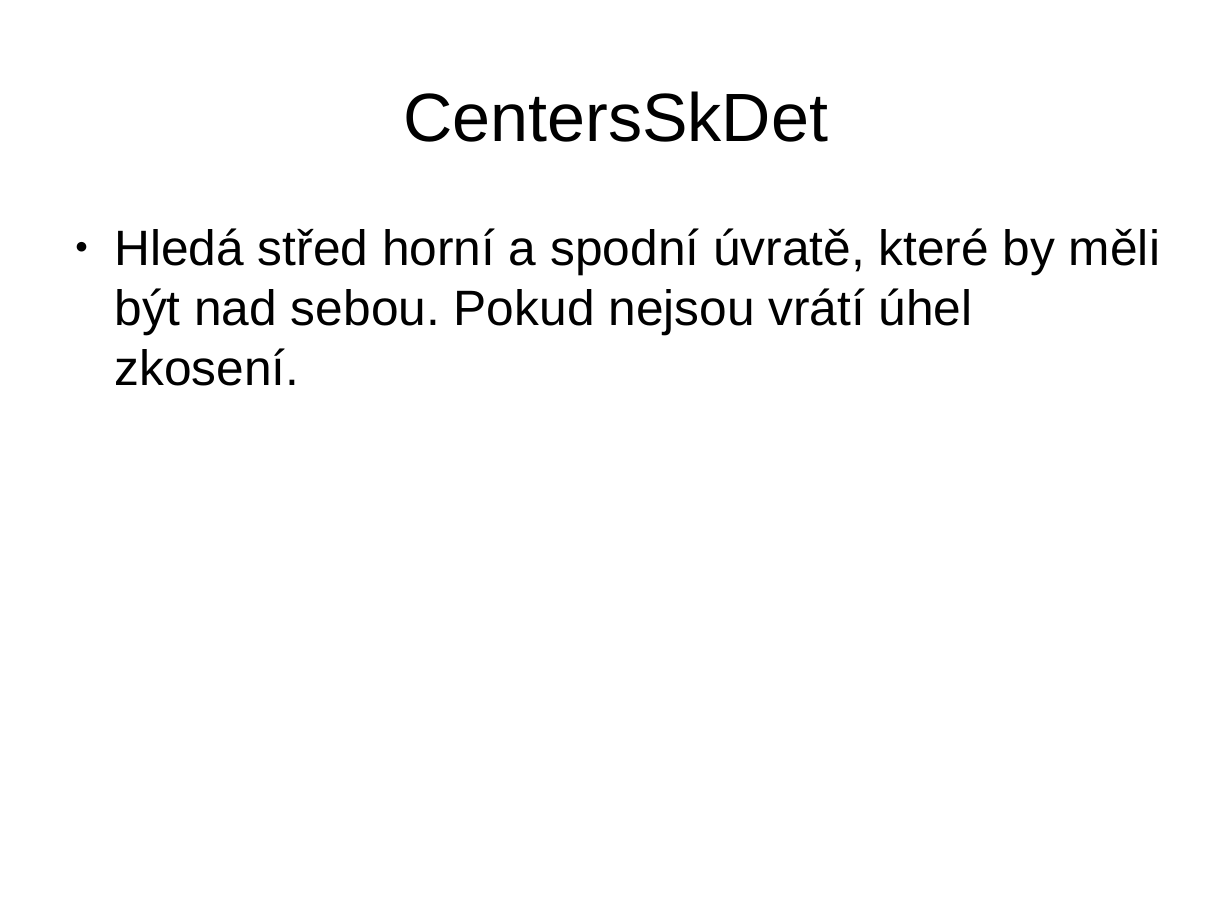
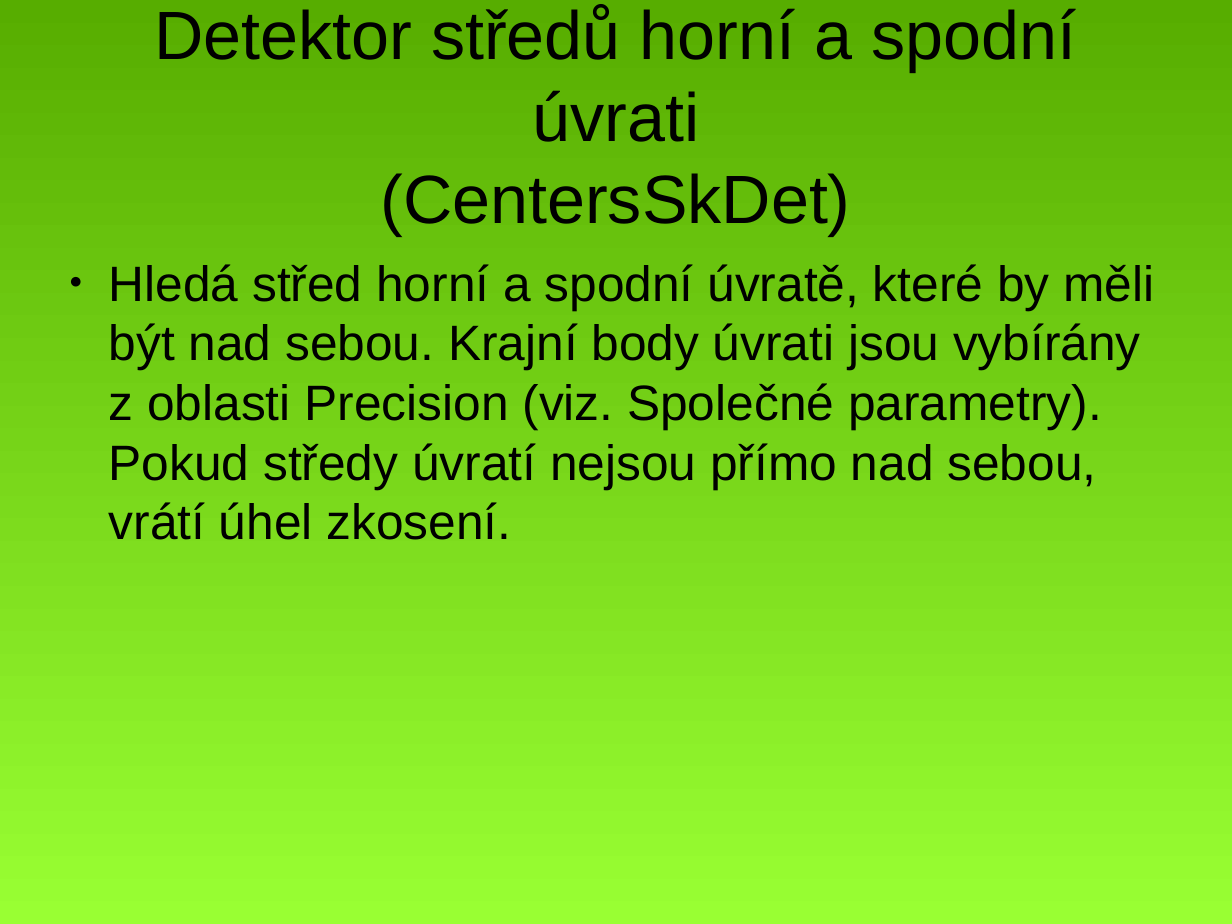
Before and after one commit to MichalBusta/skewDetection, a slide deck: slide 5 of doc/Skew_Detection.odp. Drawn at 1232x924 pixels with LibreOffice and Linux fonts; fonts in the diff are those of the drawing. Boxes give left, top, right and bottom in pixels: in the first picture for what was removed or moved away, otherwise in the second. Text is boxed around its words. In the diff, an @@ line names an element or a change of style, - is before the commit and + after.

```diff
--- a/doc/Skew_Detection.odp
+++ b/doc/Skew_Detection.odp
@@ background #FFFFFF to gradient #99FF33 to #57AD00 @@
@@ title at box(154, 5, 1076, 235): text changed @@
-CentersSkDet
+Detektor středů horní a spodní úvrati
+(CentersSkDet)
@@ text at box(109, 264, 1154, 540): text changed @@
-● Hledá střed horní a spodní úvratě, které by měli být nad sebou. Pokud nejsou vrátí úhel zkosení.
+● Hledá střed horní a spodní úvratě, které by měli být nad sebou. Krajní body úvrati jsou vybírány z oblasti Precision (viz. Společné parametry). Pokud středy úvratí nejsou přímo nad sebou, vrátí úhel zkosení.
```
Also in this commit, not shown: 10 other slides changed, 1 slide added, 1 slide removed, 10 other files.
